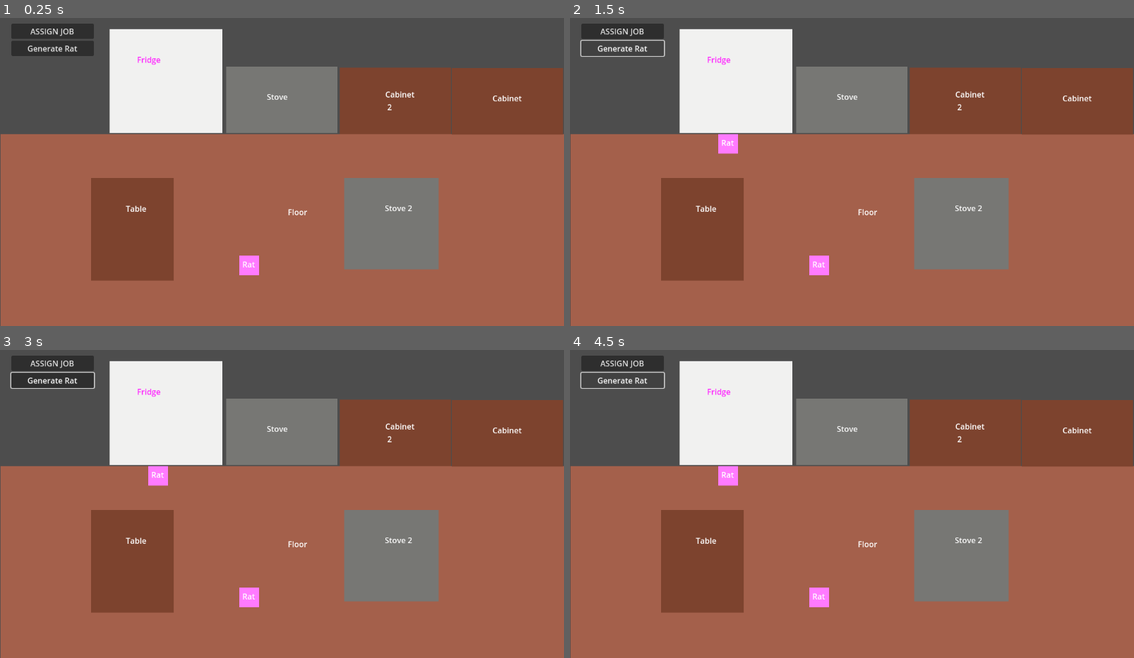
Above: before the commit, frames 1-4 (two rows, left to right).
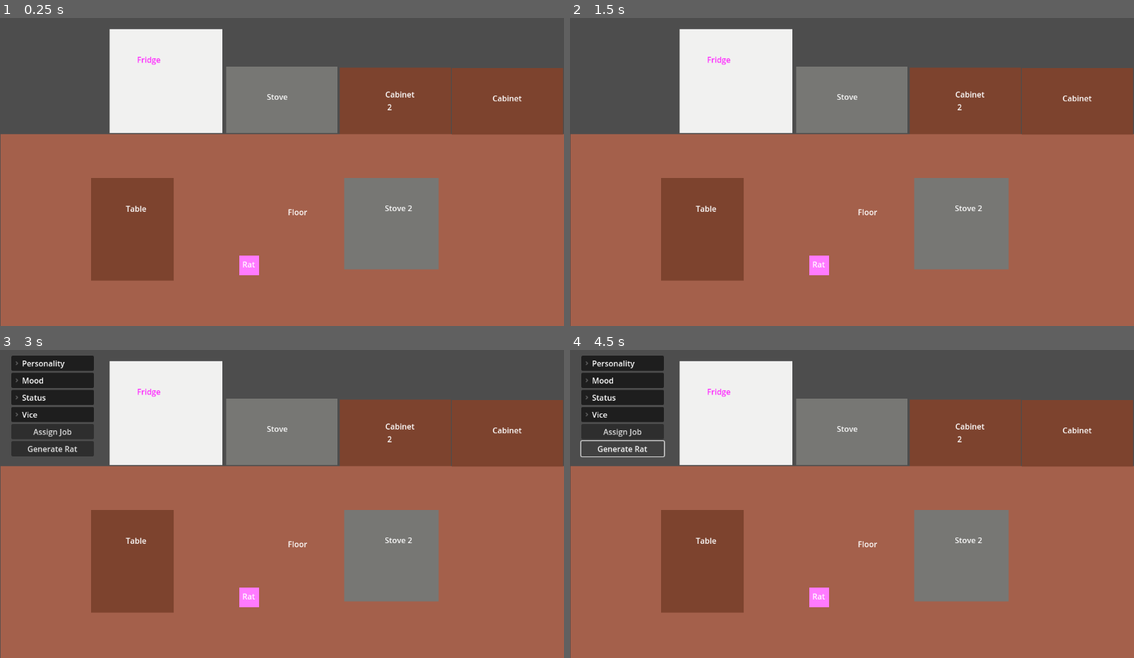
Above: after the commit, the same moments.

Repository: thorkellmani/ratbar
Game: Godot game, scene res://main.tscn
Same seed, same stepped clock (60 frames per second), same inputs: the game is played once before the commit and once after it.
Inputs (mouse positions are in pixels of both pictures, inside the frame that each line leads up to):
- Up to frame 1 (0.25 s): no input
- Up to frame 2 (1.5 s): click (620, 30) at 0.5 s, where only the run before the commit has a clickable "ASSIGN JOB"; click (620, 48) at 1.25 s, where only the run before the commit has a clickable "Generate Rat"
- Up to frame 3 (3 s): tap Enter at 2 s; move the mouse to (157, 476) at 2.02 s; hold D (move_right) 2.03-2.78 s; click (157, 476) at 2.17 s; tap Space at 2.75 s; move the mouse to (248, 596) at 2.77 s; hold S (move_down) from 2.78 s (still down); click (248, 596) at 2.92 s
- Up to frame 4 (4.5 s): release S (move_down) at 3.5 s; click (620, 433) at 3.5 s, where only the run after the commit has a clickable "Assign Job"; click "Generate Rat" at 4.25 s

The runs differ from the first frame. In frame 1, 1.3% of the frame differs, in the area x 2-17%, y 1-13%; in frame 2, 1.1%; in frame 3, 3.3%; in frame 4, 3.5%, in the area x 1-30%, y 3-45%.
Error before the commit: Invalid access to property or key 'TRAIT' on a base object of type 'Area2D (Rat)'. (res://main.gd:32)
Error after the commit: Parse Error: Invalid argument for "assign_job()" function: argument 1 should be "Rat" but is "int". (res://managers/job_manager/job_manager.gd:42)

Commit message:
feat: rat simulations updat

Diff:
--- /dev/null
+++ b/debug/panel/debug_panel.gd
@@ -0,0 +1,62 @@
+extends Control
+
+signal assign_job_requested
+signal generate_rat_requested
+
+var stat_row = preload("res://debug/panel_row/debug_panel_stat_row.tscn")
+var action_row = preload("res://debug/panel_button/panel_button.tscn")
+
+var _rat: Rat
+
+var collapsible_panels := {
+	"Personality": RatConstants.TRAIT.keys(),
+	"Mood": RatConstants.MOOD.keys(),
+	"Status": RatConstants.STATUS.keys(),
+	"Vice": RatConstants.VICE.keys(),
+}
+
+var actions := {
+	"ASSIGN_JOB": {
+		"label": "Assign Job",
+		"signal": assign_job_requested
+	},
+	"GENERATE_RAT": {
+		"label": "Generate Rat",
+		"signal": generate_rat_requested,
+	},
+}
+
+# Called when the node enters the scene tree for the first time.
+func _ready() -> void:
+	for panel in collapsible_panels:
+		var foldable := FoldableContainer.new()
+		var vBox := VBoxContainer.new()
+		add_child(foldable)
+		foldable.title = panel
+		foldable.folded = true
+		foldable.add_child(vBox)
+
+		for key in collapsible_panels[panel]:
+			var row = stat_row.instantiate()
+			vBox.add_child(row)
+			row.label.text = key
+	for action in actions:
+		var button: Button = action_row.instantiate()
+		add_child(button)
+		button.text = actions[action].label
+		button.pressed.connect(func():
+			actions[action].signal.emit()
+		)
+
+func inspect_rat(rat: Rat) -> void:
+	_rat = rat
+
+	if !visible:
+		visible = true
+
+	_update()
+
+func _update() -> void:
+	for panel in collapsible_panels:
+		for key in collapsible_panels[panel]:
+			$DebugPanelRow.value = _rat.get_stat(panel.to_lower(), key)
--- /dev/null
+++ b/debug/panel/debug_panel.tscn
@@ -0,0 +1,11 @@
+[gd_scene load_steps=2 format=3 uid="uid://diubbu3d51vsp"]
+
+[ext_resource type="Script" uid="uid://hktebjtq7alh" path="res://debug/panel/debug_panel.gd" id="1_426e4"]
+
+[node name="DebugPanel" type="VBoxContainer"]
+offset_left = 23.0
+offset_top = 29.0
+offset_right = 192.0
+offset_bottom = 611.0
+mouse_filter = 2
+script = ExtResource("1_426e4")
--- /dev/null
+++ b/debug/panel_button/panel_button.tscn
@@ -0,0 +1,5 @@
+[gd_scene format=3 uid="uid://diq0u5toqvc0u"]
+
+[node name="PanelButton" type="Button"]
+layout_mode = 2
+text = ""
--- /dev/null
+++ b/debug/panel_row/debug_panel_stat_row.gd
@@ -0,0 +1,4 @@
+extends VBoxContainer
+
+@onready var value: LineEdit = $Values/Value
+@onready var label: Label = $Values/Item
--- /dev/null
+++ b/debug/panel_row/debug_panel_stat_row.tscn
@@ -0,0 +1,23 @@
+[gd_scene load_steps=2 format=3 uid="uid://cc05s35h81hqo"]
+
+[ext_resource type="Script" uid="uid://b31iyvyr4w64b" path="res://debug/panel_row/debug_panel_stat_row.gd" id="1_426e4"]
+
+[node name="DebugPanelStatRow" type="VBoxContainer"]
+offset_left = 4.0
+offset_top = 28.0
+offset_right = 1132.0
+offset_bottom = 59.0
+script = ExtResource("1_426e4")
+
+[node name="Values" type="HBoxContainer" parent="."]
+layout_mode = 2
+
+[node name="Item" type="Label" parent="Values"]
+layout_mode = 2
+horizontal_alignment = 3
+
+[node name="Value" type="LineEdit" parent="Values"]
+layout_mode = 2
+size_flags_horizontal = 3
+alignment = 2
+clear_button_enabled = true
--- /dev/null
+++ b/entities/colony/colony.gd
@@ -0,0 +1,3 @@
+extends Node
+
+var colony: Dictionary[int, Rat]
--- a/entities/rat/rat.gd
+++ b/entities/rat/rat.gd
@@ -4,24 +4,45 @@
 
 signal rat_clicked(rat: Rat)
 
+#region Local variables
 var id: int
 var title: String
 var mood: Dictionary[RatConstants.MOOD, float] = {}
 var personality: Dictionary[RatConstants.TRAIT, float] = {}
-var statuses: Dictionary[RatConstants.STATUS, float] = {}
+var status: Dictionary[RatConstants.STATUS, float] = {}
 var owner_relationship: float
 var currency: float
-var job_skills: Dictionary[JobConstants.JOB, float]
+var job_skills: Dictionary[JobConstants.JOB, float] = {}
+var vice: Dictionary[RatConstants.VICE, float] = {}
+var primary_vice: RatConstants.VICE
+var camaraderie: Dictionary[int, float] = {}
+var crisis_state: RatConstants.CRISIS_STATE
+var job_state: RatConstants.JOB_STATE
+var assigned_job: JobConstants.JOB
+
+var last_nutrition_source: int
+var last_stimulation_source: int
+var last_social_activity: int
+var last_social_partner_id: int
+#endregion
 
 #region Stat functions
+
+func get_stat(accessor: String, key: String) -> float:
+	var dict = get(accessor)
+	return dict[key] if dict else NAN
+
 func update_personality_trait(key: RatConstants.TRAIT, modifier: float) -> void:
 	personality[key] = clampf(personality[key] +  modifier, -100, 100)
 
 func update_moodlet(key: RatConstants.MOOD, modifier: float) -> void:
 	mood[key] = clampf(mood[key] +  modifier, -100, 100)
 
+func update_vice(key: RatConstants.VICE, modifier: float) -> void:
+	vice[key] = clampf(vice[key] +  modifier, 0, 100)
+
 func update_status(key: RatConstants.STATUS, modifier: float) -> void:
-	statuses[key] = clampf(statuses[key] +  modifier, 0, 100)
+	status[key] = clampf(status[key] +  modifier, 0, 100)
 
 func update_currency(modifier: float) -> void:
 	currency += modifier
@@ -29,6 +50,9 @@
 func update_owner_relationship(modifier: float) -> void:
 	owner_relationship = clampf(owner_relationship + modifier, -100, 100)
 
+func update_assigned_job(job: JobConstants.JOB) -> void:
+	assigned_job = job
+
 #endregion
 
 
--- a/main.gd
+++ b/main.gd
@@ -4,28 +4,12 @@
 
 func _ready() -> void:
 	if OS.is_debug_build():
-		for key in RatConstants.TRAIT:
-			var label = Label.new()
-			label.name = key
-			$DebugControls.add_child(label)
-		for key in RatConstants.MOOD:
-			var label = Label.new()
-			label.name = key
-			$DebugControls.add_child(label)
-		for key in RatConstants.STATUS:
-			var label = Label.new()
-			label.name = key
-			print(key)
-			$DebugControls.add_child(label)
-		for key in ["currency", "owner_relationship"]:
-			var label = Label.new()
-			label.name = key
-			$DebugControls.add_child(label)
 		$RatManager.rat_clicked.connect(_on_rat_clicked)
+		$DebugPanel.assign_job_requested.connect($JobManager._on_assign_job_button_pressed)
+		$DebugPanel.generate_rat_requested.connect($RatManager.generate_rat)
 
 func _on_rat_clicked(rat: Rat) -> void:
-	picked_rat = rat
-	$DebugControls.show()
+	$DebugPanel.inspect_rat(rat)
 
 func _process(_delta: float) -> void:
 	if picked_rat and $DebugControls.visible:
@@ -33,3 +17,5 @@
 			$DebugControls.get_node(key).text = "%s: %.1f" % [key, picked_rat.personality[RatConstants.TRAIT[key]]]
 		for key in picked_rat.MOOD:
 			$DebugControls.get_node(key).text = "%s: %.1f" % [key, picked_rat.mood[RatConstants.MOOD[key]]]
+		for key in picked_rat.STATUS:
+			$DebugControls.get_node(key).text = "%s: %.1f" % [key, picked_rat.statuses[RatConstants.STATUS[key]]]
--- a/main.tscn
+++ b/main.tscn
@@ -1,10 +1,11 @@
-[gd_scene load_steps=6 format=3 uid="uid://dxpm20igoillm"]
+[gd_scene load_steps=7 format=3 uid="uid://dxpm20igoillm"]
 
 [ext_resource type="PackedScene" uid="uid://bgh42503avk7q" path="res://kitchen.tscn" id="1_0xm2m"]
 [ext_resource type="Script" uid="uid://dn2bwf5drxhim" path="res://main.gd" id="1_lquwl"]
 [ext_resource type="PackedScene" uid="uid://t3erssb1muvm" path="res://entities/chef/chef.tscn" id="2_h2yge"]
 [ext_resource type="Script" uid="uid://bedegktgbds81" path="res://managers/job_manager/job_manager.gd" id="4_1bvp3"]
 [ext_resource type="Script" uid="uid://cogu2jhsalh42" path="res://managers/rat_manager/rat_manager.gd" id="6_7mycd"]
+[ext_resource type="PackedScene" uid="uid://diubbu3d51vsp" path="res://debug/panel/debug_panel.tscn" id="6_272bh"]
 
 [node name="Main" type="Node2D"]
 script = ExtResource("1_lquwl")
@@ -42,24 +43,10 @@
 [node name="RatGenerateMarker" type="Marker2D" parent="RatManager"]
 position = Vector2(510, 522)
 
-[node name="DebugControls" type="VBoxContainer" parent="."]
-offset_left = 23.0
-offset_top = 29.0
-offset_right = 192.0
-offset_bottom = 611.0
-mouse_filter = 2
-
-[node name="AssignJobButton" type="Button" parent="DebugControls"]
-layout_mode = 2
-text = "ASSIGN JOB"
-
-[node name="GenerateRatButton" type="Button" parent="DebugControls"]
-layout_mode = 2
-text = "Generate Rat"
-
 [node name="Kitchen" parent="." instance=ExtResource("1_0xm2m")]
 layer = -1
 
+[node name="DebugPanel" parent="." instance=ExtResource("6_272bh")]
+visible = false
+
 [connection signal="navigate_to_job" from="JobManager" to="RatManager" method="_on_job_manager_navigate_to_job"]
-[connection signal="pressed" from="DebugControls/AssignJobButton" to="JobManager" method="_on_assign_job_button_pressed"]
-[connection signal="pressed" from="DebugControls/GenerateRatButton" to="RatManager" method="generate_rat"]
--- a/managers/job_manager/job_manager.gd
+++ b/managers/job_manager/job_manager.gd
@@ -1,6 +1,6 @@
 extends Node
 
-signal navigate_to_job(id: int, coords: Vector2)
+signal navigate_to_job(rat: Rat, coords: Vector2)
 
 @export var head_cook_marker: Marker2D
 @export var line_cook_marker: Marker2D
@@ -18,25 +18,25 @@
 		JobConstants.JOB.DISHWASHER: dishwasher_marker.global_position,
 		JobConstants.JOB.BARTENDER: bartender_marker.global_position
 	}
-var _assigned_jobs: Dictionary[int, JobConstants.JOB]
 
-func get_assigned_job(ratId: int) -> JobConstants.JOB:
-	return _assigned_jobs.get(ratId, JobConstants.JOB.UNASSIGNED)
+func get_assigned_job(rat: Rat) -> JobConstants.JOB:
+	return rat.assigned_job
 
-func unassign_job(ratId: int) -> void:
-	_assigned_jobs[ratId] = JobConstants.JOB.UNASSIGNED
+func unassign_job(rat: Rat) -> void:
+	rat.update_assigned_job(JobConstants.JOB.UNASSIGNED)
 
-func assign_job(ratId: int, job: JobConstants.JOB) -> void:
-	_assigned_jobs[ratId] = job
+func assign_job(rat: Rat, job: JobConstants.JOB) -> void:
+	rat.update_assigned_job(job)
 	var job_location = JOB_LOCATIONS.get(job, Vector2(0,0))
 
 	if job_location:
-		navigate_to_job.emit(ratId, job_location)
+		navigate_to_job.emit(rat, job_location)
 
-func clear() -> void:
+func clear_all_jobs() -> void:
 	#what happens when all jobs are unassigned?
-	var _ids = _assigned_jobs.keys()
-	_assigned_jobs = {}
+	var rats: Array[Rat] = Colony.rats.values()
+	for rat in rats:
+		rat.update_assigned_job(JobConstants.JOB.UNASSIGNED)
 
 func _on_assign_job_button_pressed() -> void:
 	assign_job(1, JobConstants.JOB.values().pick_random())
--- a/managers/rat_manager/rat_constants.gd
+++ b/managers/rat_manager/rat_constants.gd
@@ -24,7 +24,7 @@
 	MOOD.SOCIAL: 0,
 	MOOD.VICE_SATISFACTION: 0,
 }
-const DEFAULT_STATUSES: Dictionary[STATUS, float] = {
+const DEFAULT_STATUS: Dictionary[STATUS, float] = {
 	STATUS.STRESS: 0,
 	STATUS.HEALTH: 100,
 	STATUS.INEBRIATION: 0,
@@ -38,15 +38,23 @@
 	JobConstants.JOB.DISHWASHER: 0,
 	JobConstants.JOB.BARTENDER: 0,
 }
+const DEFAULT_VICE: Dictionary[VICE, float] = {
+	VICE.SMOKING: 0,
+	VICE.DRINKING: 0,
+	VICE.DRUGS: 0,
+	VICE.SEX: 0,
+	VICE.GAMBLING: 0,
+	VICE.FIGHTING: 0,
+}
 
 
 #endregion
 
 #region mental statuses
-enum VICE { SMOKING, DRINKING, DRUGGING, FUCKING, CHILLING }
-enum PERSONALITY { CHILL, BURNOUT, BULLY, SIDEKICK, ORGANIZER, SOCIALITE,THUG, PARTIER }
+enum VICE { SMOKING, DRINKING, DRUGS, SEX, GAMBLING, FIGHTING }
 enum TRAIT { GREED, TEMPER, SOCIALNESS, AMBITION, LAZINESS }
 enum MOOD { NUTRITION, ENERGY, STIMULATION, SOCIAL, VICE_SATISFACTION }
+enum CRISIS_STATE { UNAFFECTED, BURNOUT, REBELLION }
 #endregion
 
 enum STATUS { STRESS, HEALTH, INEBRIATION, RADICALIZATION, EXTRA_STRESS}
--- a/managers/rat_manager/rat_manager.gd
+++ b/managers/rat_manager/rat_manager.gd
@@ -5,13 +5,13 @@
 signal rat_clicked(rat: Rat)
 
 var next_rat_id: int = 1
-
-var RATS: Dictionary[int, Rat]
 var selected_rat: Rat
 
 func generate_rat() -> void:
 	var rat: Rat = rat_scene.instantiate()
 	rat.id = next_rat_id
+	rat.title = "Rat " + str(next_rat_id)
+
 	next_rat_id += 1
 	rat.rat_clicked.connect( func(x: Rat): rat_clicked.emit(x))
 
@@ -19,14 +19,24 @@
 		rat.personality[rat_trait] = randfn(RatConstants.TRAIT_MEAN[rat_trait], RatConstants.TRAIT_DEVIATION[rat_trait])
 
 	rat.mood = RatConstants.DEFAULT_MOOD.duplicate()
-	rat.statuses = RatConstants.DEFAULT_STATUSES.duplicate()
+	rat.status = RatConstants.DEFAULT_STATUS.duplicate()
 	rat.job_skills = RatConstants.DEFAULT_JOB_SKILLS.duplicate()
+	rat.vice = RatConstants.DEFAULT_VICE.duplicate()
+	rat.primary_vice = RatConstants.VICE.values().pick_random()
+	rat.crisis_state = RatConstants.CRISIS_STATE.UNAFFECTED
+	rat.job_state = RatConstants.JOB_STATE.IDLE
+	rat.assigned_job = JobConstants.JOB.UNASSIGNED
 	rat.currency = 0
 	rat.owner_relationship = 0
 
+	rat.last_nutrition_source = -1
+	rat.last_stimulation_source = -1
+	rat.last_social_activity = -1
+	rat.last_social_partner_id = -1
+
 	add_child(rat)
 	rat.global_position = $RatGenerateMarker.global_position
-	RATS[rat.id] = rat
+	Colony.rats[rat.id] = rat
 
 func navigate_to_job() -> void:
 	# if not at_job, go to job.
@@ -38,8 +48,8 @@
 func _ready() -> void:
 	generate_rat()
 
-func _on_job_manager_navigate_to_job(id: int, coords: Vector2) -> void:
-	print("navigation to job")
+func _on_job_manager_navigate_to_job(rat: Rat, coords: Vector2) -> void:
+	print("navigating to job")
 	# create navigation manager in MAIN
 	# just teleport for now+
-	RATS[id].global_position = coords
+	Colony.rats[rat.id].global_position = coords
--- a/project.godot
+++ b/project.godot
@@ -17,6 +17,10 @@
 run/main_scene="uid://dxpm20igoillm"
 config/features=PackedStringArray("4.5", "GL Compatibility")
 config/icon="res://icon.svg"
+
+[autoload]
+
+Colony="*res://entities/colony/colony.gd"
 
 [input]
 
Not shown, added: debug/panel/debug_panel.gd.uid
Not shown, added: debug/panel_row/debug_panel_stat_row.gd.uid
Not shown, added: entities/colony/colony.gd.uid
Not shown, changed: docs/RAT_SIMULATION.md
Not shown, changed: docs/RAT_SIMULATION_TODO_LIST.md
